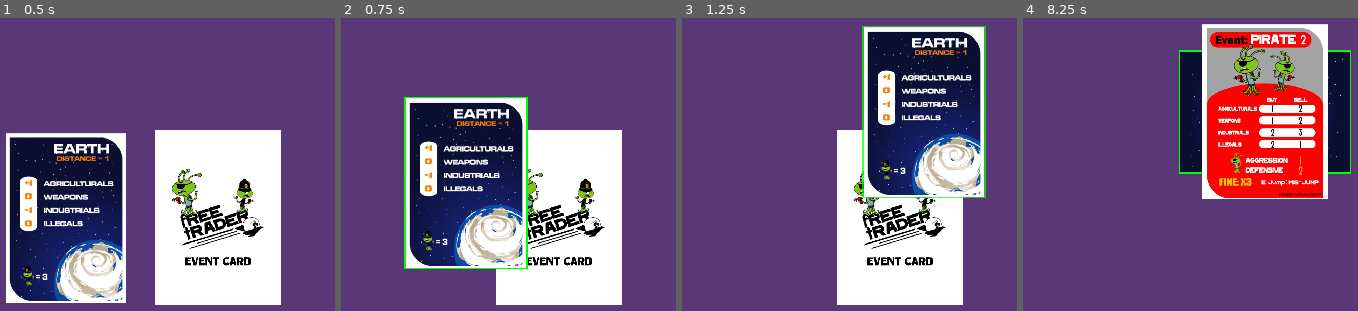
Above: before the commit, frames 1-4 (left to right).
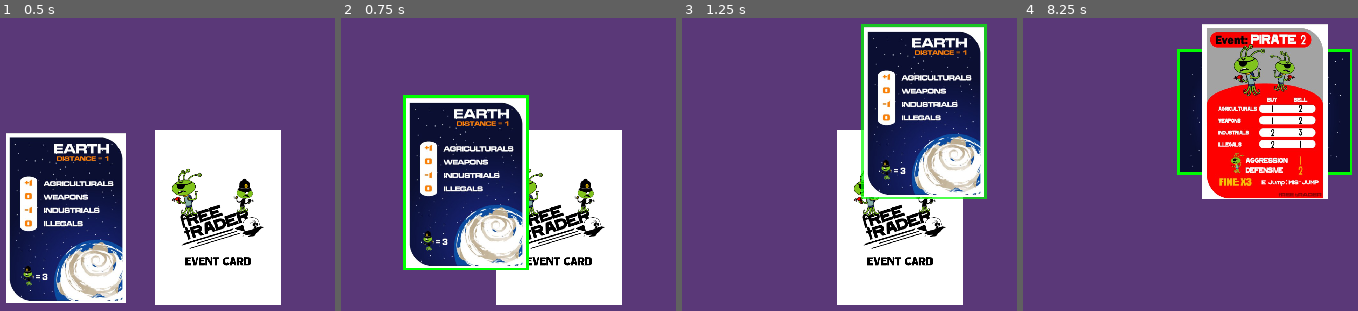
Above: after the commit, the same moments.

Repository: OdatNurd/devember-2024
Game: Godot game, scene res://scenes/main.tscn
The game is run twice, just before and just after one commit, with the same random seed, the same clock (stepped at 60 frames per second) and the same inputs.
Inputs (mouse positions are in pixels of both pictures, inside the frame that each line leads up to):
- Up to frame 1 (0.5 s): no input
- Up to frame 2 (0.75 s): tap Enter at 0.5 s; drag from (408, 217) to (582, 111) at 0.52 s
- Up to frame 3 (1.25 s): no input
- Up to frame 4 (8.25 s): tap R (token_reset) every 0.75 s from 1.25 to 4.25 s; drag from (1240, 217) to (1264, 111) at 1.27 s; move the mouse to (1264, 111) at 2.02 s; hold D (token_rotate_right) 2.03-2.75 s; hold W (token_flip) 2.03-2.75 s; drag from (outside the picture) to (1264, 111) at 2.77 s; move the mouse to (outside the picture) at 3.52 s; hold A (token_rotate_left) 3.53-4.25 s; hold W (token_flip) 3.53-4.25 s; drag from (outside the picture) to (1086, 97) at 4.27 s; move the mouse to (1227, 217) at 5.02 s; hold A (token_rotate_left) 5.03-5.75 s; hold W (token_flip) 5.03-5.75 s; click (1227, 217) at 5.17 s; drag from (1086, 97) to (1264, 111) at 5.77 s; move the mouse to (1351, 193) at 6.52 s; hold D (token_rotate_right) 6.53-7.25 s; hold W (token_flip) 6.53-7.25 s; drag from (1049, 240) to (1264, 111) at 7.27 s; move the mouse to (1264, 111) at 8.02 s; hold A (token_rotate_left) from 8.03 s (still down); hold W (token_flip) from 8.03 s (still down)

Frame 1 is identical in both runs. In frame 2, 0.7% of the frame differs, in the area x 18-57%, y 26-87%; in frame 3, 0.7%; in frame 4, 0.5%.

Commit message:
Alter how we turn the shader on and off
Previously we would save the outline width that was set before bumping
it to the appropriate value to highlight the token. However the only
value for which the outline is turned off is 0, so this is kind of
dumb.

Instead, we now configure the shader how we would like it to look, and
we instead capture the config and turn it off when the node is ready,
and then apply that value later.

This brings the configuration more properly to the shader, where it
belongs, instead of as a hard coded value in the token.

Diff:
--- a/assets/shaders/game_token.gdshader
+++ b/assets/shaders/game_token.gdshader
@@ -1,6 +1,6 @@
 shader_type canvas_item;
 
-uniform int width:hint_range(0, 5, 1);
+uniform int width:hint_range(0, 15, 1);
 uniform vec4 outline_color:source_color;
 uniform float flickering_speed:hint_range(0.0, 50.0, 1.);
 uniform float minimal_flickering_alpha:hint_range(0.0, 0.9, 0.1);
--- a/game_token.gd
+++ b/game_token.gd
@@ -94,7 +94,8 @@
 var is_grabbed := false
 
 # The outline width applied by the shader that marks us as being the active
-# token. A value of 0 means no outline.
+# token. This value is captured when the node is ready to get the configured
+# value; then it's turned off.
 var outline_width := 0
 
 # The "normal" scale of this token; what the scale is set to when it is not
@@ -166,6 +167,12 @@
     set_texture_for_facing(token_facing)
     normal_scale = scale
 
+    # Capture the configured outline width for this token, and then turn the
+    # width off.
+    outline_width = $Texture.material.get_shader_parameter("width")
+    $Texture.material.set_shader_parameter("width", 0)
+
+
 ## -----------------------------------------------------------------------------
 
 
@@ -178,18 +185,17 @@
         token_mouse_out.emit(self)
 
 
-
 func activate() -> void:
     is_active = true
-    outline_width = $Texture.material.get_shader_parameter("width")
-    $Texture.material.set_shader_parameter("width", 5)
+    $Texture.material.set_shader_parameter("width", outline_width)
 
 
 func deactivate() -> void:
     is_active = false
     is_grabbed = false
-    $Texture.material.set_shader_parameter("width", outline_width)
+    $Texture.material.set_shader_parameter("width", 0)
     scale = normal_scale
+
 
 ## -----------------------------------------------------------------------------
 
--- a/scenes/game_token.tscn
+++ b/scenes/game_token.tscn
@@ -7,7 +7,7 @@
 [sub_resource type="ShaderMaterial" id="ShaderMaterial_cpn57"]
 resource_local_to_scene = true
 shader = ExtResource("2_suxru")
-shader_parameter/width = 0
+shader_parameter/width = 15
 shader_parameter/outline_color = Color(0, 1, 0, 1)
 shader_parameter/flickering_speed = 10.0
 shader_parameter/minimal_flickering_alpha = 0.3
